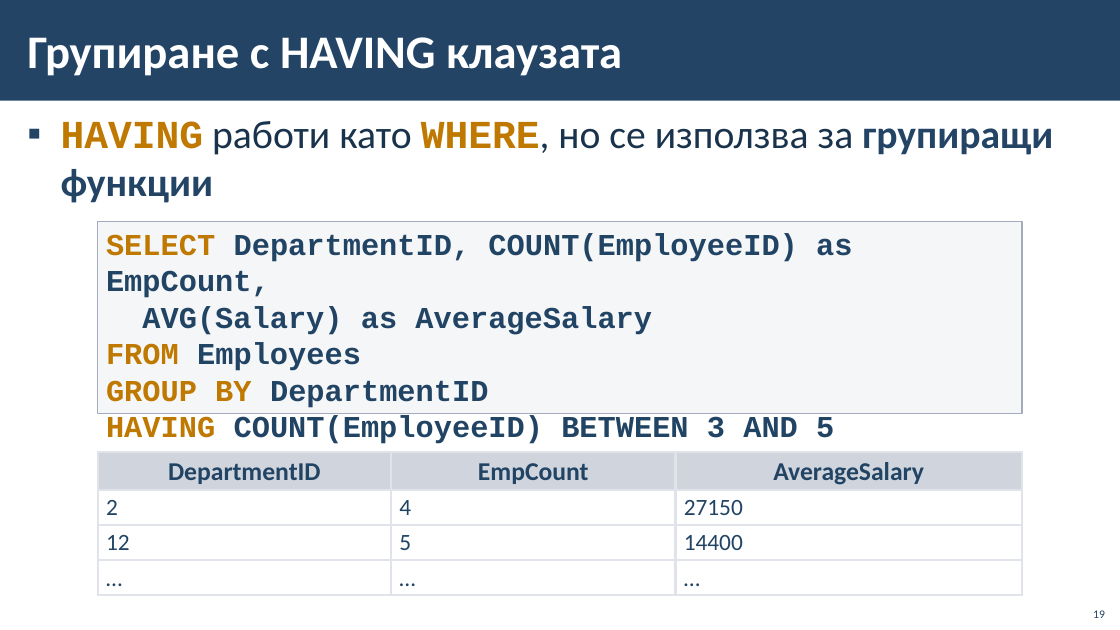
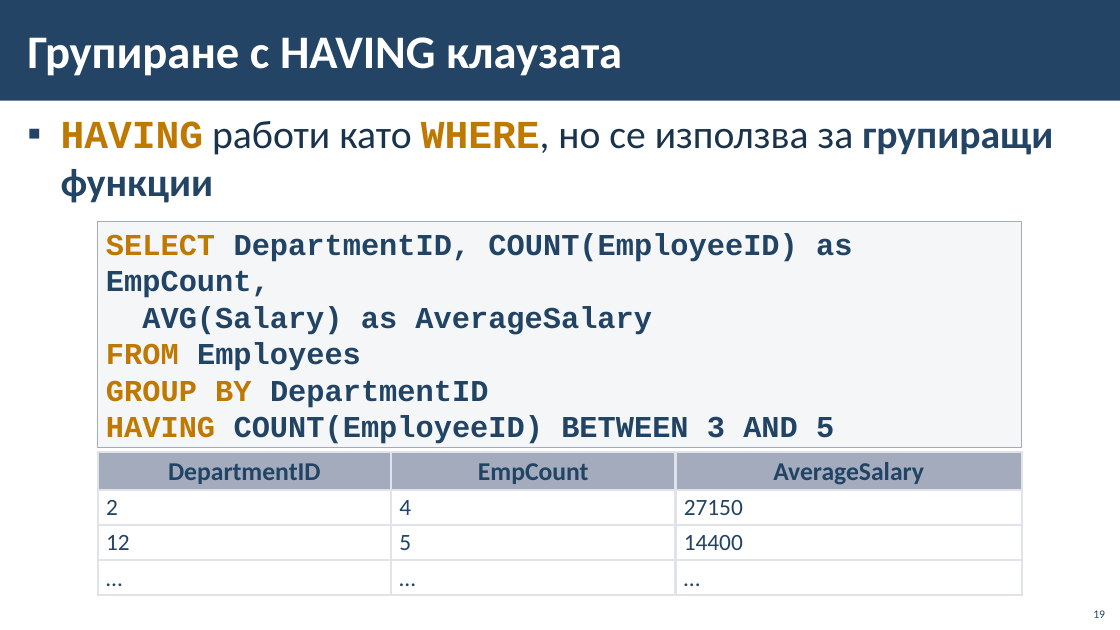
Before and after one commit to Ghostdog02/MSSQL, a slide deck: slide 19 of Theory/11-Group-and-Aggregate-Functions/11-Group-and-Aggregate-Functions.pptx. Drawn at 1120x630 pixels with LibreOffice and Linux fonts; fonts in the diff are those of the drawing; background and template pictures are left out. Boxes give left, top, right and bottom in pixels: in the first picture for what was removed or moved away, otherwise in the second. Text is boxed around its words. In the diff, an @@ line names an element or a change of style, - is before the commit and + after.

```diff
--- a/Theory/11-Group-and-Aggregate-Functions/11-Group-and-Aggregate-Functions.pptx
+++ b/Theory/11-Group-and-Aggregate-Functions/11-Group-and-Aggregate-Functions.pptx
@@ rectangle "SELECT DepartmentID, COUNT(EmployeeID) as EmpCount,": place and size @@
-rectangle "SELECT DepartmentID, COUNT(EmployeeID) as EmpCount," at [97, 221, 1022, 413]
+rectangle "SELECT DepartmentID, COUNT(EmployeeID) as EmpCount," at [97, 221, 1022, 448]
@@ table at [97, 453, 1023, 596] @@
@@ fill #A3ABBC at 50% opacity to #A3ABBC in row 1 @@
@@ borders changed @@
```
Also in this commit, not shown: 19 other slides changed, 6 other files.
